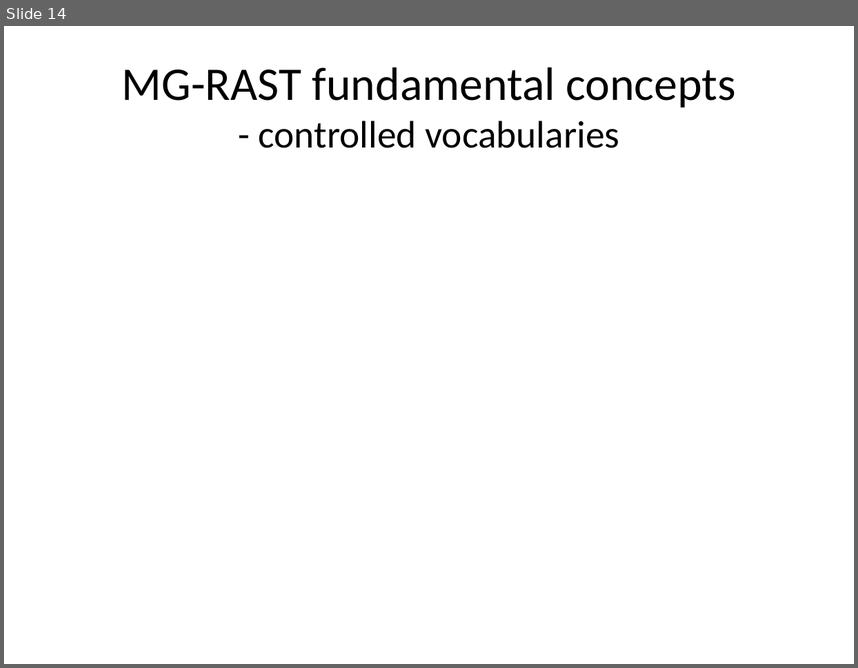
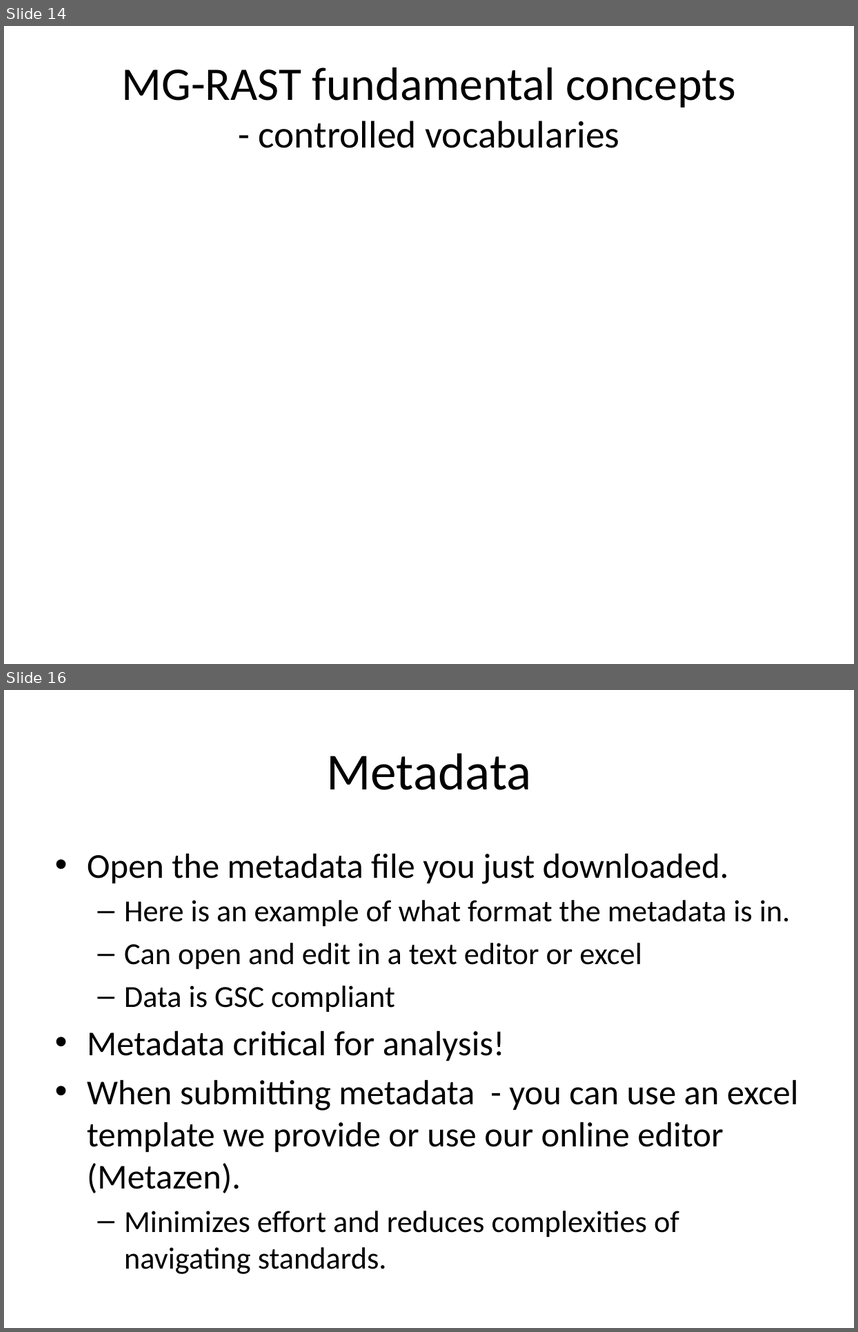
Before and after one commit to LuffyLuffy/MG-RAST-Tutorials, a slide deck: ui/MG-RAST_Class_v3.6.1.pptx. Shown one above the other, each under a label of ours: slide 14 before the commit, slides 14 and 16 after it; the slides between them are not shown. The pictures are 858x668 and 858x1332 pixels, drawn with LibreOffice and Linux fonts; fonts in the diff are those of the drawing. Boxes give left, top, right and bottom in pixels: in the first picture for what was removed or moved away, otherwise in the second. Text is boxed around its words. In the diff, an @@ line names an element or a change of style, - is before the commit and + after.

```diff
--- a/ui/MG-RAST_Class_v3.6.1.pptx
+++ b/ui/MG-RAST_Class_v3.6.1.pptx
@@ slide 16 added at (4, 690, 854, 1328), background #FFFFFF @@
@@ title added at (326, 753, 531, 790), 44 pt, text #000000 @@
+Metadata
@@ text added at (87, 854, 799, 1274), 25.9 pt, text #000000 @@
+• Open the metadata file you just downloaded.
+  – Here is an example of what format the metadata is in.
+  – Can open and edit in a text editor or excel
+  – Data is GSC compliant
+• Metadata critical for analysis!
+• When submitting metadata - you can use an excel template we provide or use our online editor (Metazen).
+  – Minimizes effort and reduces complexities of navigating standards.
```
Also in this commit, not shown: 14 slides changed, 7 other slides added, 2 slides removed.
